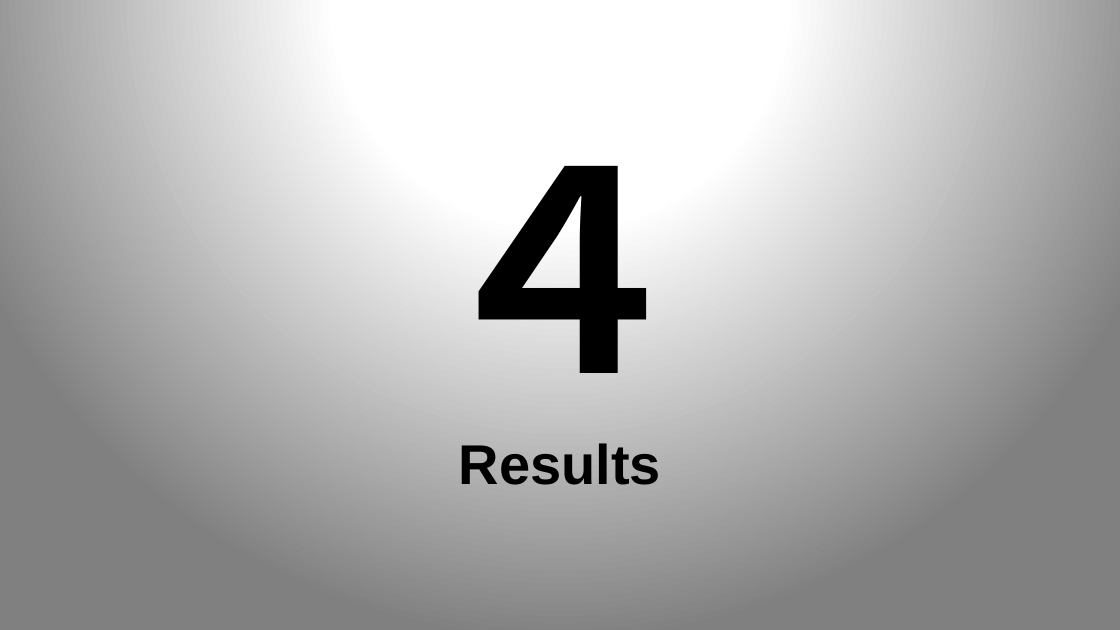
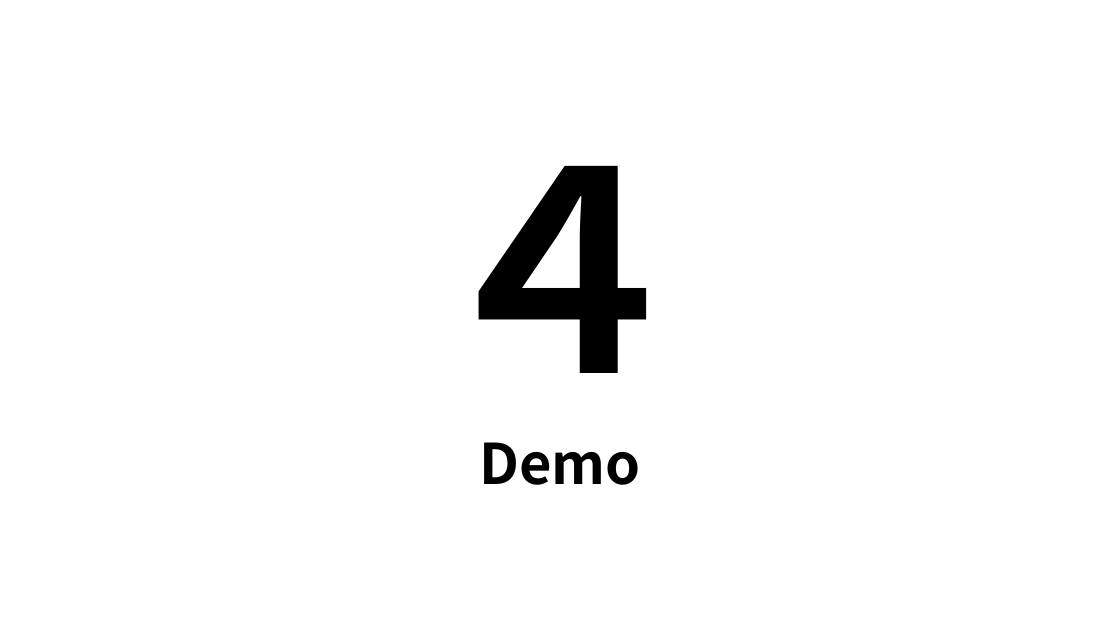
Before and after one commit to KNobuki/Rakuten_fashion, a slide deck: slide 13 of presentation/Presentation.pptx (slide 12 before the commit). Drawn at 1120x630 pixels with LibreOffice and Linux fonts; fonts in the diff are those of the drawing. Boxes give left, top, right and bottom in pixels: in the first picture for what was removed or moved away, otherwise in the second. Text is boxed around its words. In the diff, an @@ line names an element or a change of style, - is before the commit and + after.

Commit message:
changed design

```diff
--- a/presentation/Presentation.pptx
+++ b/presentation/Presentation.pptx
@@ background gradient #FFFFFF to #808080 to #FFFFFF @@
@@ title "４" at (421, 166, 700, 373): font Arial to Noto Sans CJK JP @@
@@ subtitle at (479, 442, 641, 485): text changed; font Arial to Noto Sans CJK JP @@
-Results
+Demo
```
Also in this commit, not shown: 13 other slides changed, 1 slide added.
